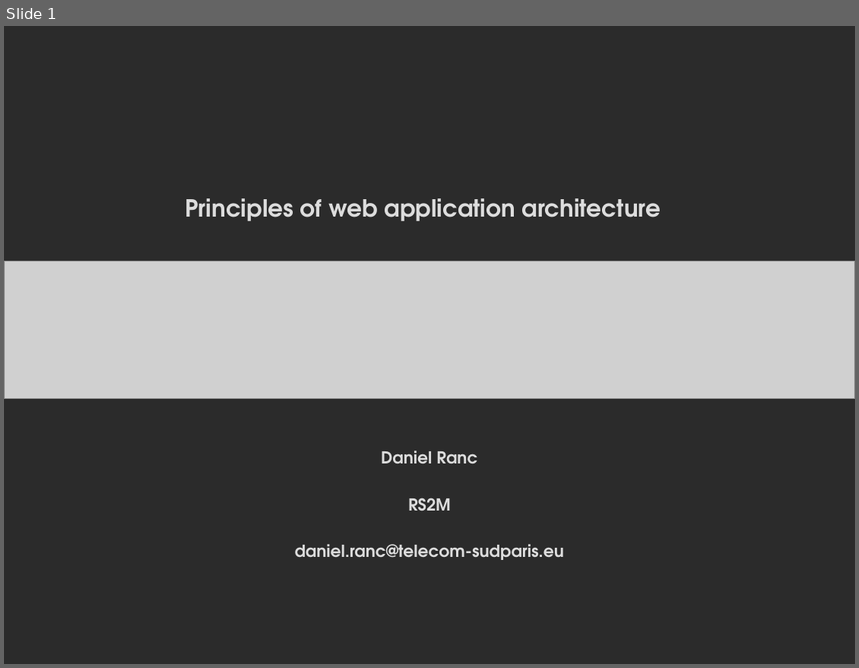
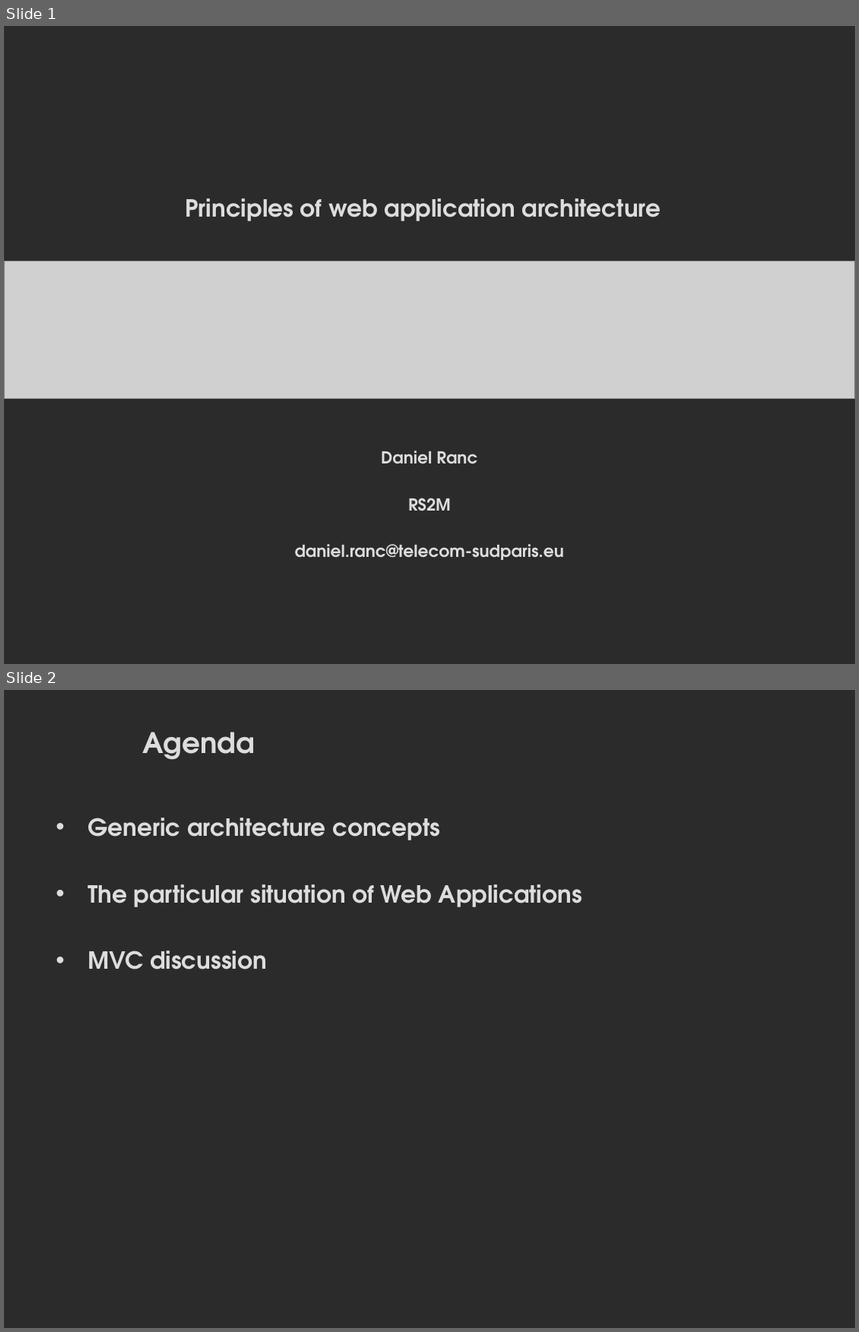
Before and after one commit to danielausparis/arch, a slide deck: archi-web.odp. Shown one above the other, each under a label of ours: slide 1 before the commit, slides 1 and 2 after it. The pictures are 859x668 and 859x1332 pixels, drawn with LibreOffice and Linux fonts; fonts in the diff are those of the drawing; grey boxes stand for pictures; background and template pictures are left out; a plain dark background stands for a picture behind light text. Boxes give left, top, right and bottom in pixels: in the first picture for what was removed or moved away, otherwise in the second. Text is boxed around its words. In the diff, an @@ line names an element or a change of style, - is before the commit and + after.

```diff
--- a/archi-web.odp
+++ b/archi-web.odp
@@ slide 2 added at box(4, 690, 855, 1328), background picture (left out) @@
@@ title added at box(143, 732, 255, 759), 24 pt, text #DDDDDD, bold @@
+Agenda
@@ text added at box(88, 818, 582, 970), 20 pt, text #DDDDDD, bold @@
+• Generic architecture concepts
+• The particular situation of Web Applications
+• MVC discussion
```
Also in this commit, not shown: 1 slide changed, 13 other slides added, 1 slide removed.
